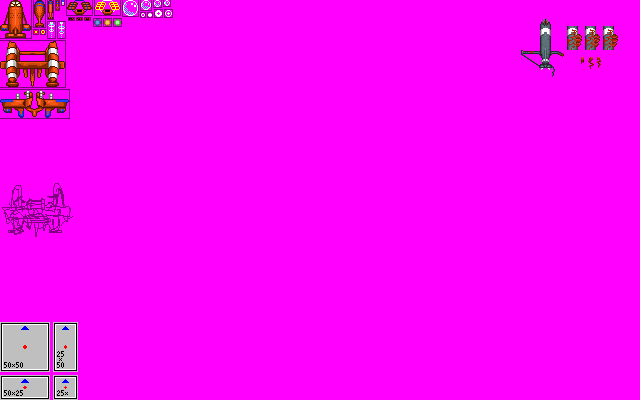
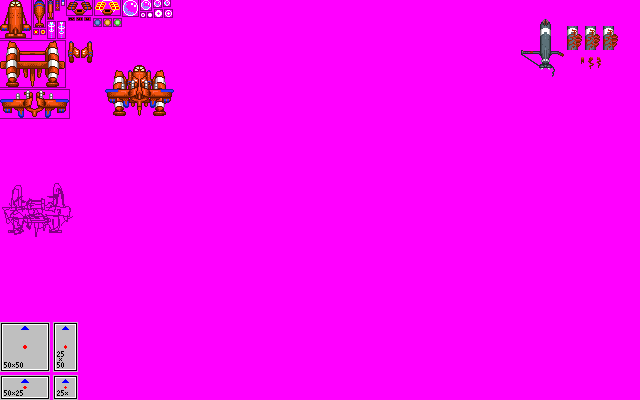
Revision of a layered 640 × 400 image; what changed, layer by layer:
moved "Sprites" above "Other", painted on it over [3, 41, 172, 116]
painted on "Other" over [105, 65, 174, 116]
